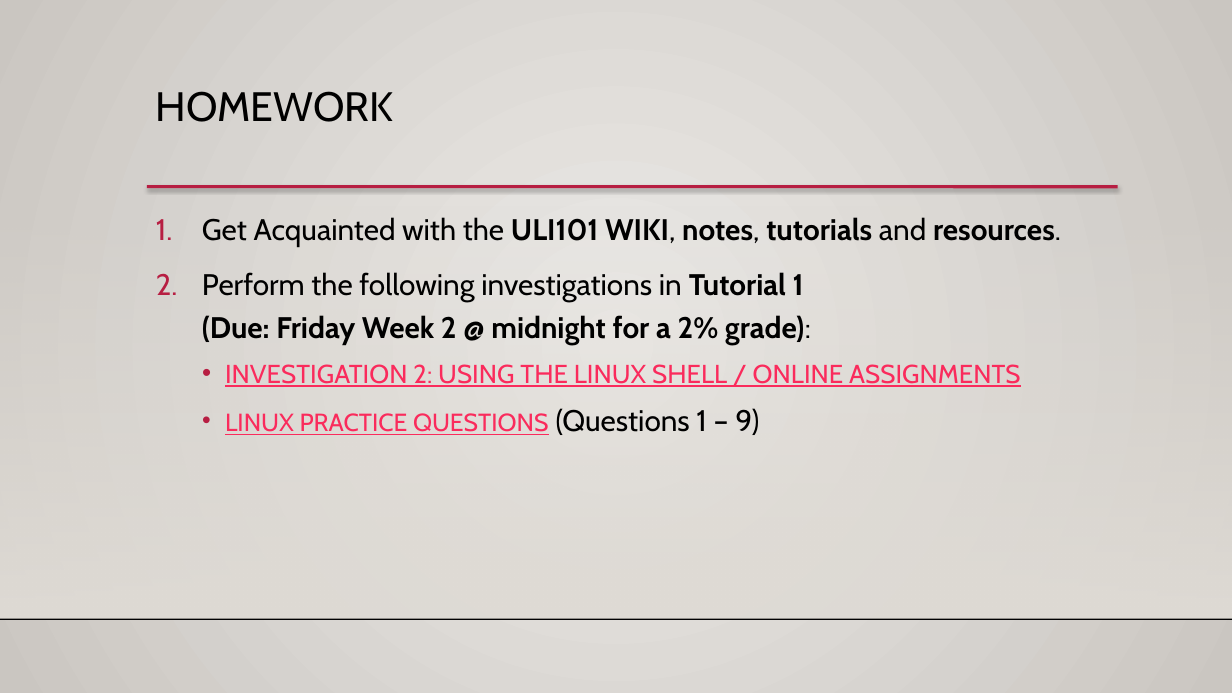
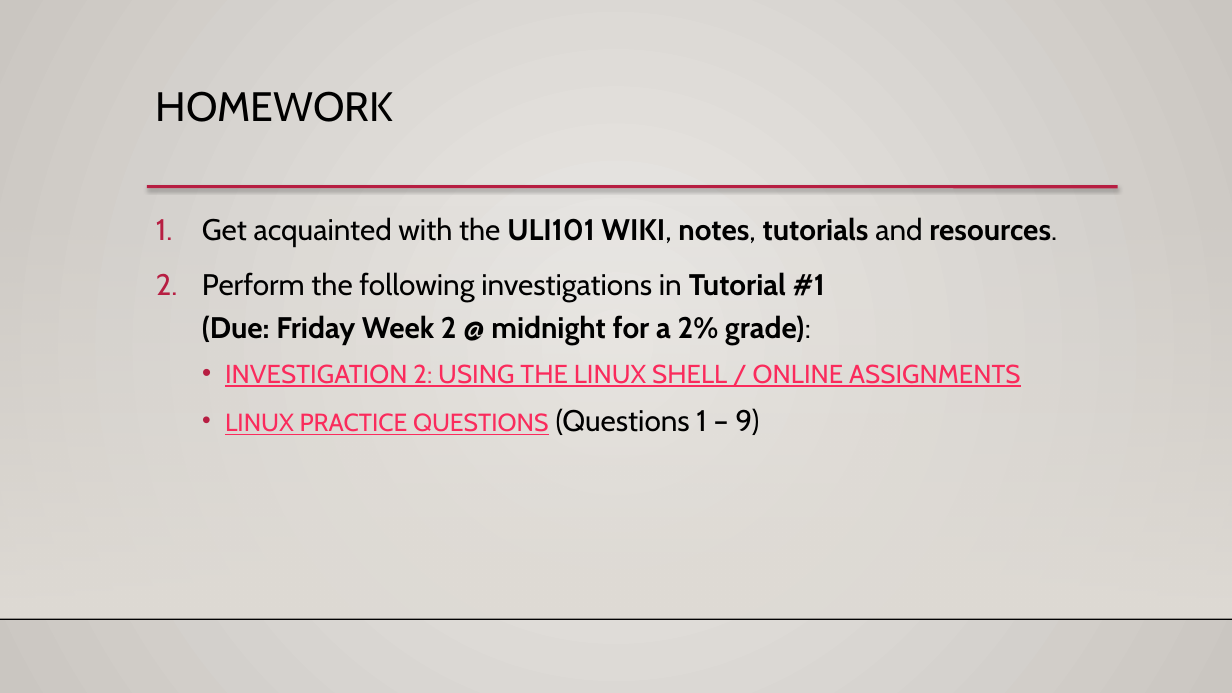
Before and after one commit to ULI101/slides, a slide deck: slide 14 of ULI101-1.2.pptx. Drawn at 1232x693 pixels with LibreOffice and Linux fonts; fonts in the diff are those of the drawing; background and template pictures are left out. Boxes give left, top, right and bottom in pixels: in the first picture for what was removed or moved away, otherwise in the second. Text is boxed around its words. In the diff, an @@ line names an element or a change of style, - is before the commit and + after.

```diff
--- a/ULI101-1.2.pptx
+++ b/ULI101-1.2.pptx
@@ text at box(202, 217, 1057, 345): text changed @@
-1. Get Acquainted with the ULI101 WIKI, notes, tutorials and resources.
-2. Perform the following investigations in Tutorial 1
-   (Due: Friday Week 2 @ midnight for a 2% grade):
+1. Get acquainted with the ULI101 WIKI, notes, tutorials and resources.
+2. Perform the following investigations in Tutorial #1
+   (Due: Friday Week 2 @ midnight for a 2% grade):
```
Also in this commit, not shown: 6 other slides changed, 3 other files.
